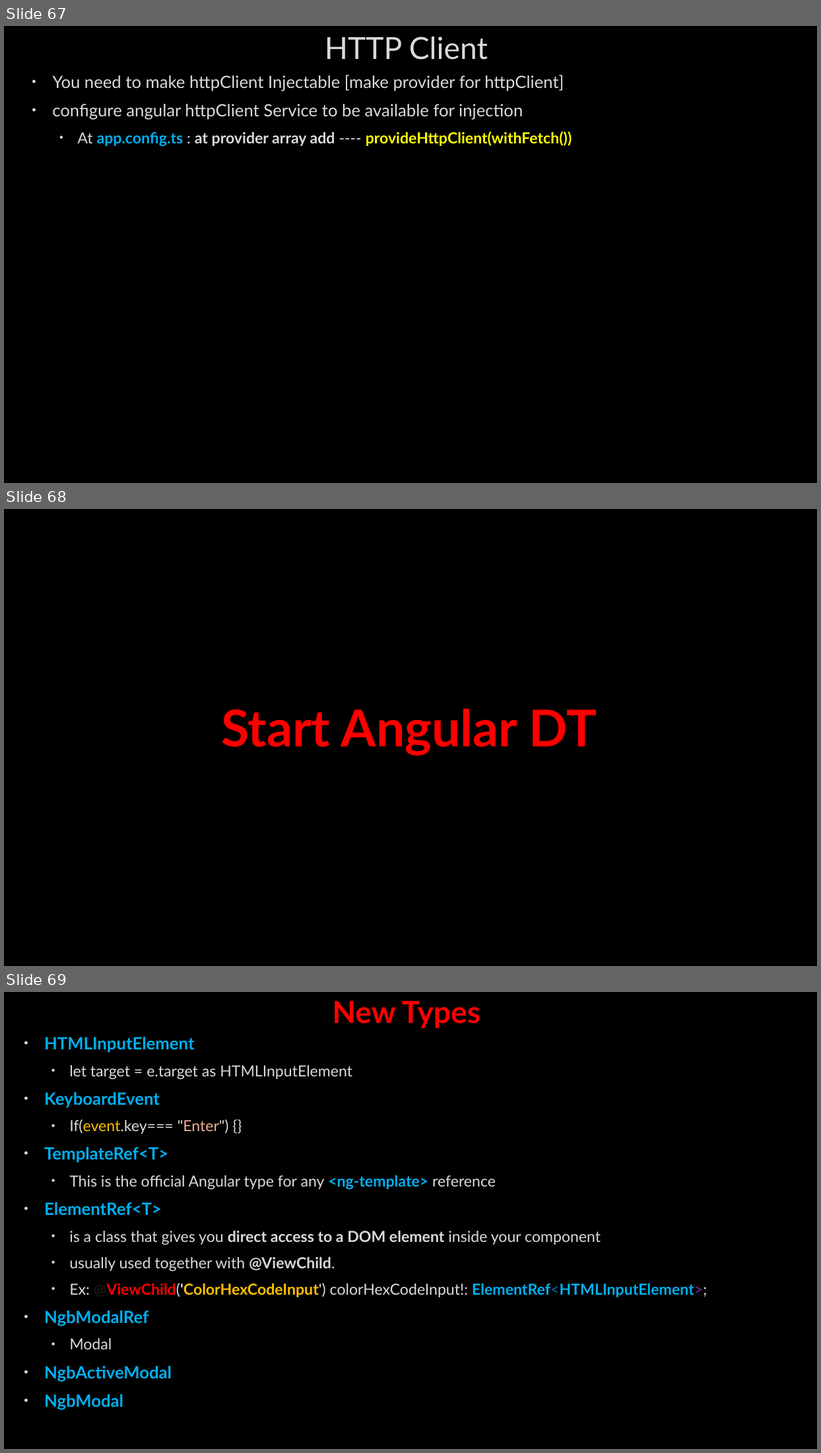
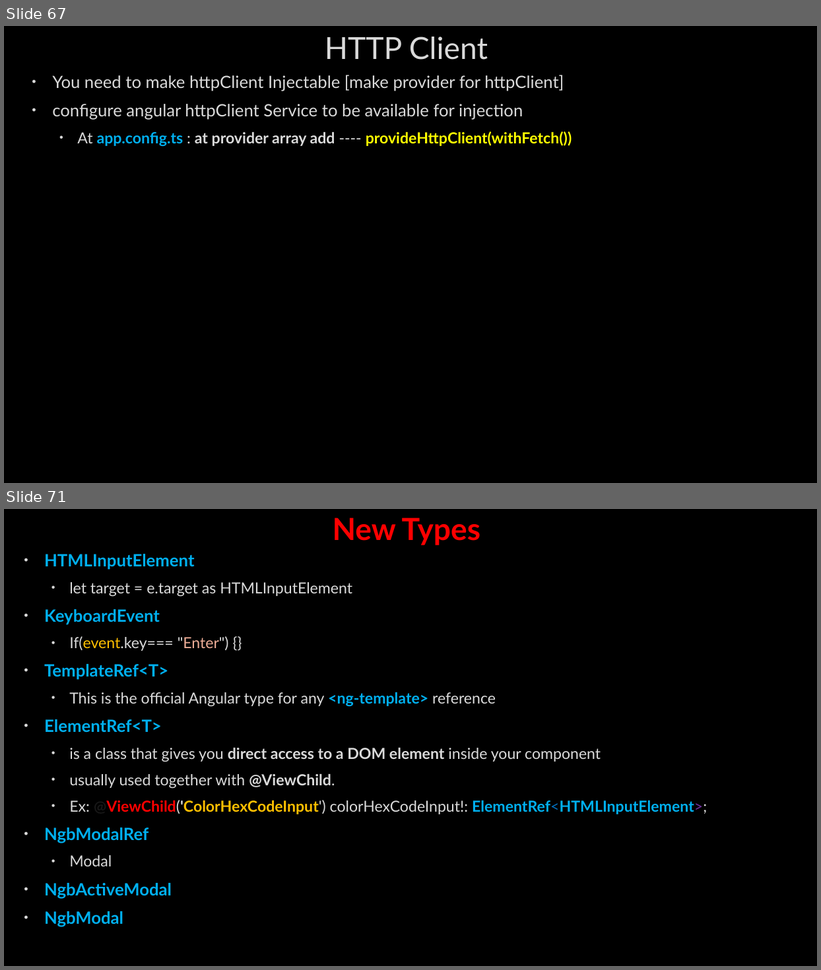
Before and after one commit to AhmedMohamedSamir1/Summary, a slide deck: Angular & type script/Angular.pptx. Shown one above the other, each under a label of ours: slides 67, 68 and 69 before the commit, slides 67 and 71 after it; the slides between them are not shown. The pictures are 821x1453 and 821x970 pixels, drawn with LibreOffice and Linux fonts; fonts in the diff are those of the drawing; background and template pictures are left out. Boxes give left, top, right and bottom in pixels: in the first picture for what was removed or moved away, otherwise in the second. Text is boxed around its words. In the diff, an @@ line names an element or a change of style, - is before the commit and + after.

```diff
--- a/Angular & type script/Angular.pptx
+++ b/Angular & type script/Angular.pptx
@@ slide 68 removed at box(4, 509, 817, 966), background picture (left out) @@
@@ title removed at box(221, 708, 597, 755) @@
-Start Angular DT
@@ what was slide 69 is now slide 71 @@
```
Also in this commit, not shown: 4 slides changed, 7 slides added, 3 other files.
